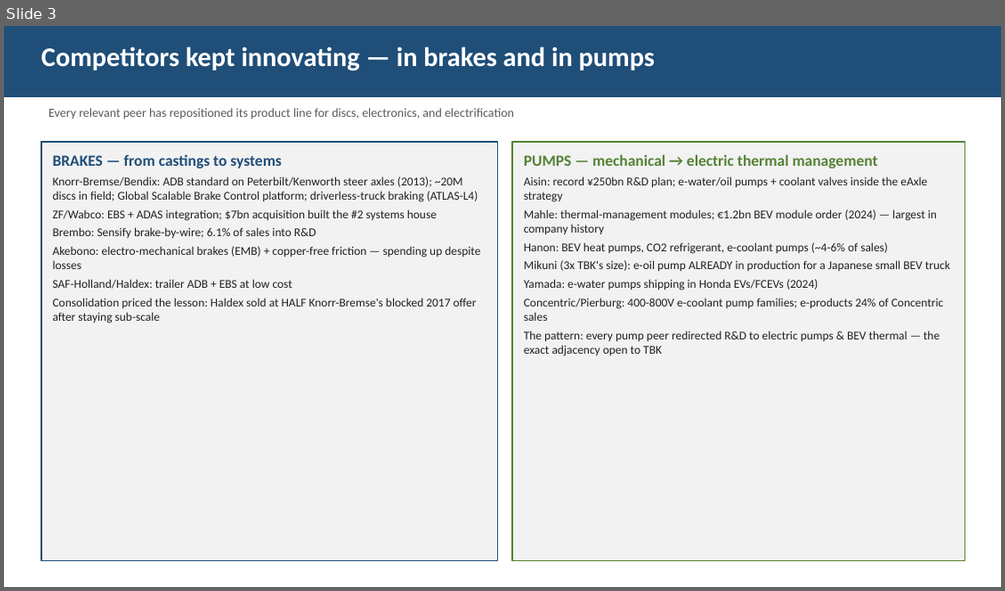
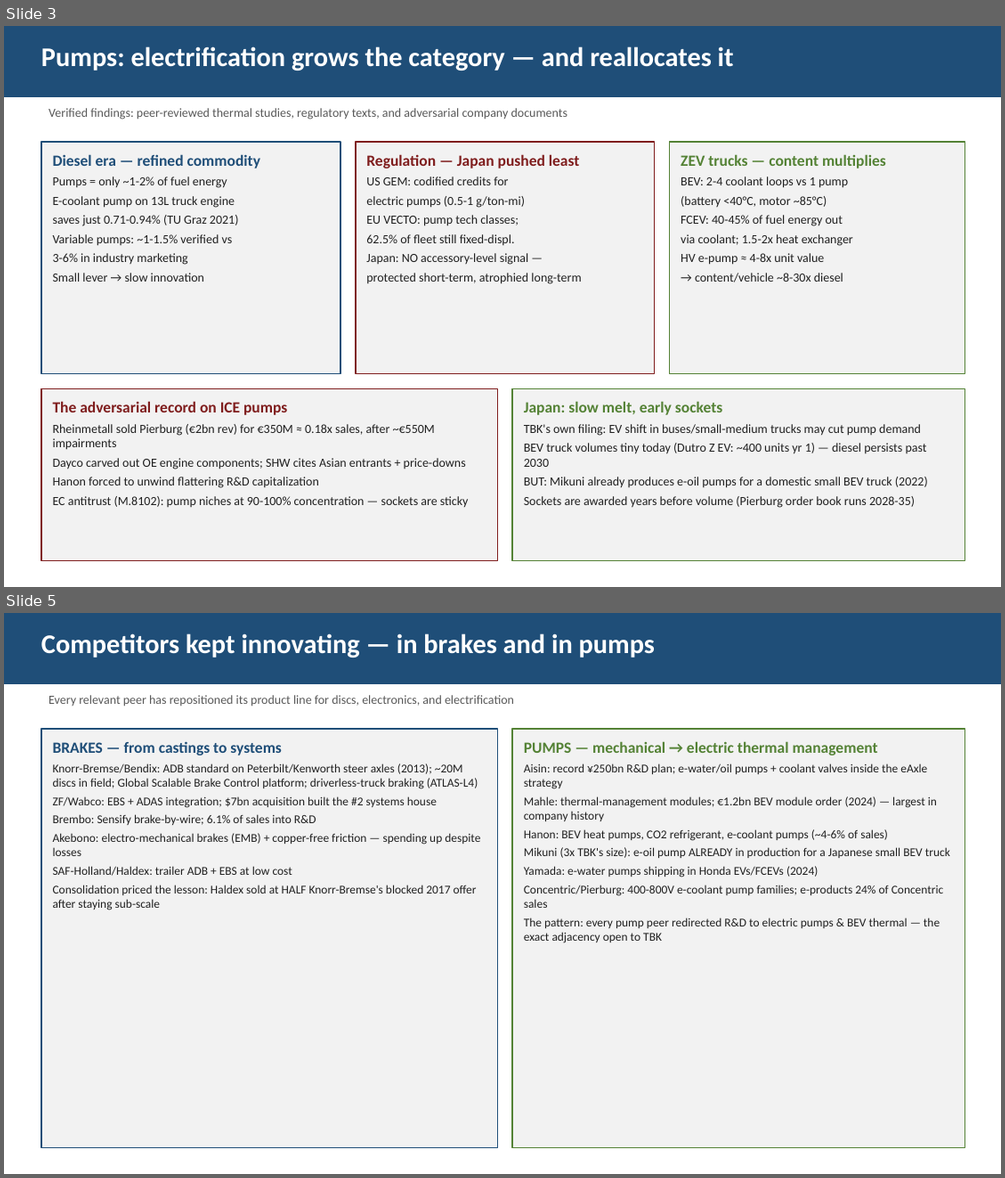
Before and after one commit to charette-lab/Claude, a slide deck: TBK_rd_gap_slides.pptx. Shown one above the other, each under a label of ours: slide 3 before the commit, slides 3 and 5 after it; the slides between them are not shown. The pictures are 1005x591 and 1005x1178 pixels, drawn with LibreOffice and Linux fonts; fonts in the diff are those of the drawing. Boxes give left, top, right and bottom in pixels: in the first picture for what was removed or moved away, otherwise in the second. Text is boxed around its words. In the diff, an @@ line names an element or a change of style, - is before the commit and + after.

```diff
--- a/TBK_rd_gap_slides.pptx
+++ b/TBK_rd_gap_slides.pptx
@@ slide 3 added at bbox=[4, 26, 1001, 587], background #FFFFFF @@
@@ rectangle added at bbox=[4, 26, 1001, 97], fill #1F4E78, 26 pt, text #FFFFFF, bold @@
+Pumps: electrification grows the category — and reallocates it
@@ text added at bbox=[48, 108, 567, 119], 12 pt, text #595959 @@
+Verified findings: peer-reviewed thermal studies, regulatory texts, and adversarial company documents
@@ rectangle added at bbox=[41, 142, 340, 374], fill #F2F2F2, outline #1F4E78 1.25 pt, 12 pt, text #202020 @@
+Diesel era — refined commodity
+Pumps = only ~1-2% of fuel energy
+E-coolant pump on 13L truck engine
+saves just 0.71-0.94% (TU Graz 2021)
+Variable pumps: ~1-1.5% verified vs
+3-6% in industry marketing
+Small lever → slow innovation
@@ rectangle added at bbox=[356, 142, 655, 374], fill #F2F2F2, outline #7F1D1D 1.25 pt, 12 pt, text #202020 @@
+Regulation — Japan pushed least
+US GEM: codified credits for
+electric pumps (0.5-1 g/ton-mi)
+EU VECTO: pump tech classes;
+62.5% of fleet still fixed-displ.
+Japan: NO accessory-level signal —
+protected short-term, atrophied long-term
@@ rectangle added at bbox=[670, 142, 965, 374], fill #F2F2F2, outline #548235 1.25 pt, 12 pt, text #202020 @@
+ZEV trucks — content multiplies
+BEV: 2-4 coolant loops vs 1 pump
+(battery <40°C, motor ~85°C)
+FCEV: 40-45% of fuel energy out
+via coolant; 1.5-2x heat exchanger
+HV e-pump ≈ 4-8x unit value
+→ content/vehicle ~8-30x diesel
@@ rectangle added at bbox=[41, 389, 498, 561], fill #F2F2F2, outline #7F1D1D 1.25 pt, 12 pt, text #202020 @@
+The adversarial record on ICE pumps
+Rheinmetall sold Pierburg (€2bn rev) for €350M ≈ 0.18x sales, after ~€550M impairments
+Dayco carved out OE engine components; SHW cites Asian entrants + price-downs
+Hanon forced to unwind flattering R&D capitalization
+EC antitrust (M.8102): pump niches at 90-100% concentration — sockets are sticky
@@ rectangle added at bbox=[512, 389, 965, 561], fill #F2F2F2, outline #548235 1.25 pt, 12 pt, text #202020 @@
+Japan: slow melt, early sockets
+TBK's own filing: EV shift in buses/small-medium trucks may cut pump demand
+BEV truck volumes tiny today (Dutro Z EV: ~400 units yr 1) — diesel persists past 2030
+BUT: Mikuni already produces e-oil pumps for a domestic small BEV truck (2022)
+Sockets are awarded years before volume (Pierburg order book runs 2028-35)
@@ what was slide 3 is now slide 5 @@
```
Also in this commit, not shown: 4 slides changed, 1 other slide added.
